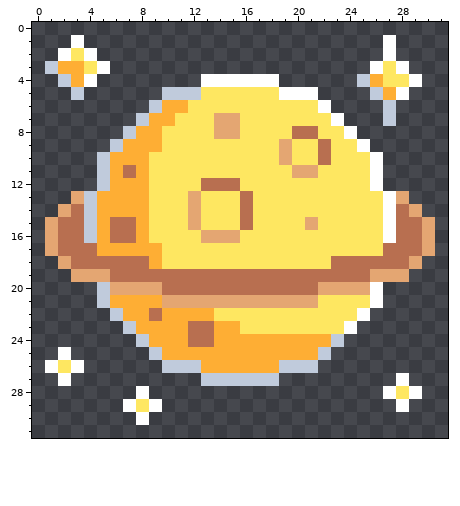
A pixel-art sprite gets an edit: packages/client/textures/pixel{tps}{fix}/Others/Galaxy.png. Above: the version before the commit.
The file is 32x32 pixels.
Once edited:
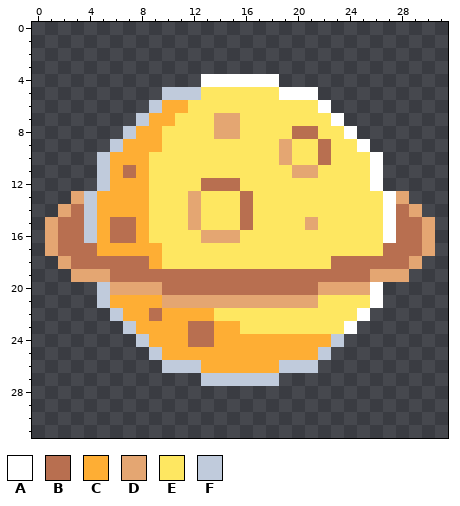
Palette (. is transparent): A #ffffff  B #b86f50  C #feae34  D #e4a672  E #fee761  F #c0cbdc
Changes in this commit:
@@ x 0..31 @@
  0 ................................
- 1 ...A.......................A....
- 2 ..AEA......................A....
- 3 .FCCEA....................AEA...
- 4 ..FCA........AAAAAA......FCEEA..
- 5 ...F......FFFEEEEEEAAA....FCA...
- 6 .........FCCEEEEEEEEEEA....F....
- 7 ........FCCEEEDDEEEEEEEA...F....
+ 1 ................................
+ 2 ................................
+ 3 ................................
+ 4 .............AAAAAA.............
+ 5 ..........FFFEEEEEEAAA..........
+ 6 .........FCCEEEEEEEEEEA.........
+ 7 ........FCCEEEDDEEEEEEEA........
  8 .......FCCEEEEDDEEEEBBEEA.......
@@ x 0..31 @@
 24 ........FCCCBBCCCCCCCCCF........
-25 ..A......FCCCCCCCCCCCCF.........
-26 .AEA......FFFCCCCCCFFF..........
-27 ..A..........FFFFFF.........A...
-28 ........A..................AEA..
-29 .......AEA..................A...
-30 ........A.......................
+25 .........FCCCCCCCCCCCCF.........
+26 ..........FFFCCCCCCFFF..........
+27 .............FFFFFF.............
+28 ................................
+29 ................................
+30 ................................
 31 ................................
